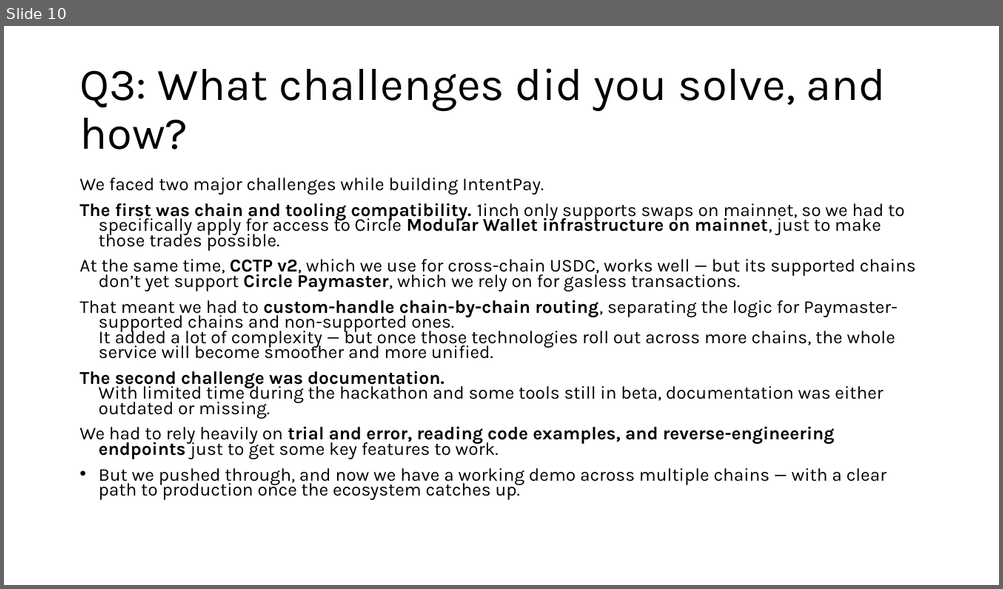
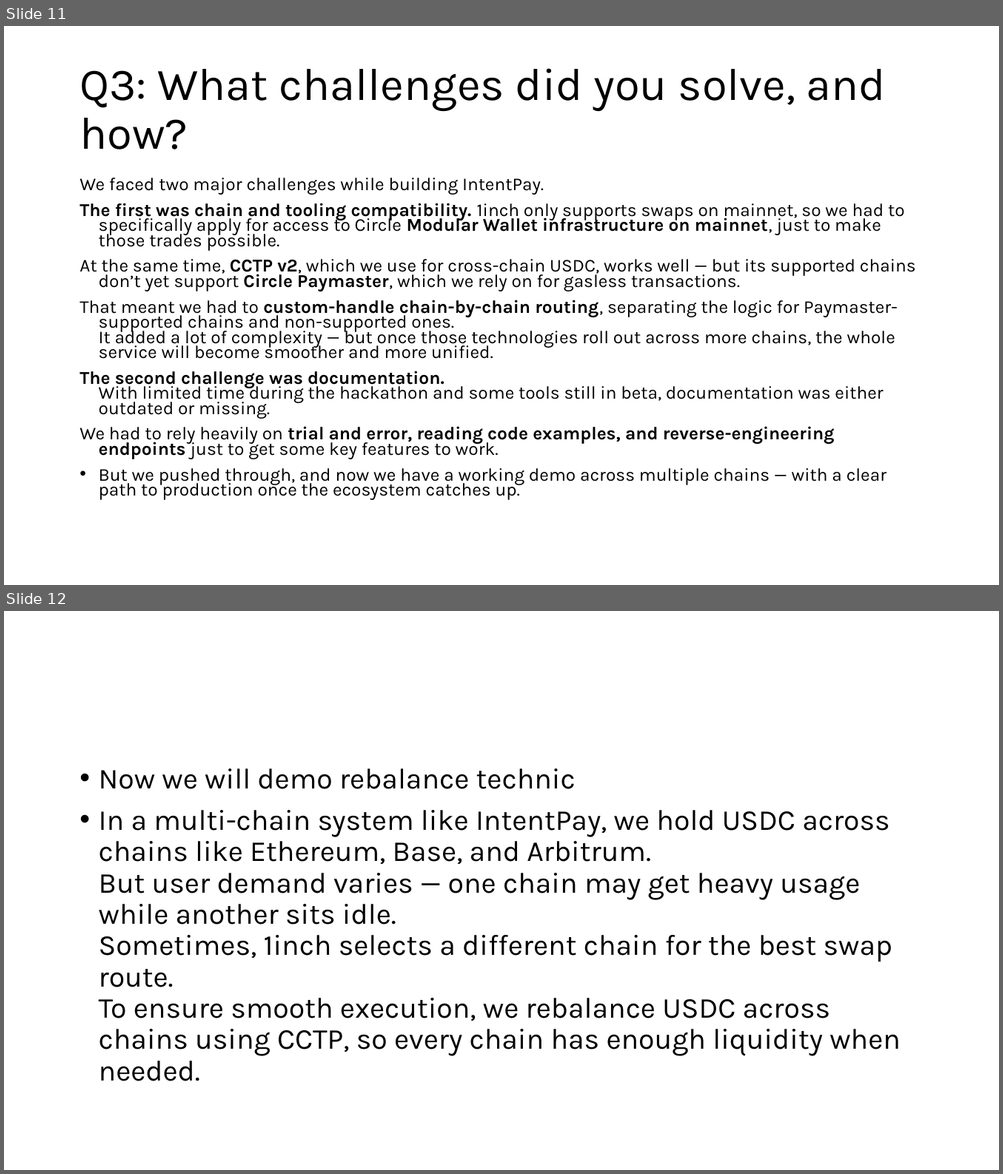
Before and after one commit to IntentPay/intent-pay, a slide deck: doc/ETH Global - IntentPay.pptx. Shown one above the other, each under a label of ours: slide 10 before the commit, slides 11 and 12 after it. The pictures are 1003x589 and 1003x1174 pixels, drawn with LibreOffice and Linux fonts; fonts in the diff are those of the drawing. Boxes give left, top, right and bottom in pixels: in the first picture for what was removed or moved away, otherwise in the second. Text is boxed around its words. In the diff, an @@ line names an element or a change of style, - is before the commit and + after.

```diff
--- a/doc/ETH Global - IntentPay.pptx
+++ b/doc/ETH Global - IntentPay.pptx
@@ slide 12 added at (x1=4, y1=611, x2=999, y2=1170), background #FFFFFF @@
@@ text added at (x1=99, y1=769, x2=900, y2=1082), 28 pt, text #000000 @@
+• Now we will demo rebalance technic
+• In a multi-chain system like IntentPay, we hold USDC across chains like Ethereum, Base, and Arbitrum.
+  But user demand varies — one chain may get heavy usage while another sits idle.
+  Sometimes, 1inch selects a different chain for the best swap route.
+  To ensure smooth execution, we rebalance USDC across chains using CCTP, so every chain has enough liquidity when needed.
@@ what was slide 10 is now slide 11 @@
```
Also in this commit, not shown: 1 slide changed, 1 other slide added.
